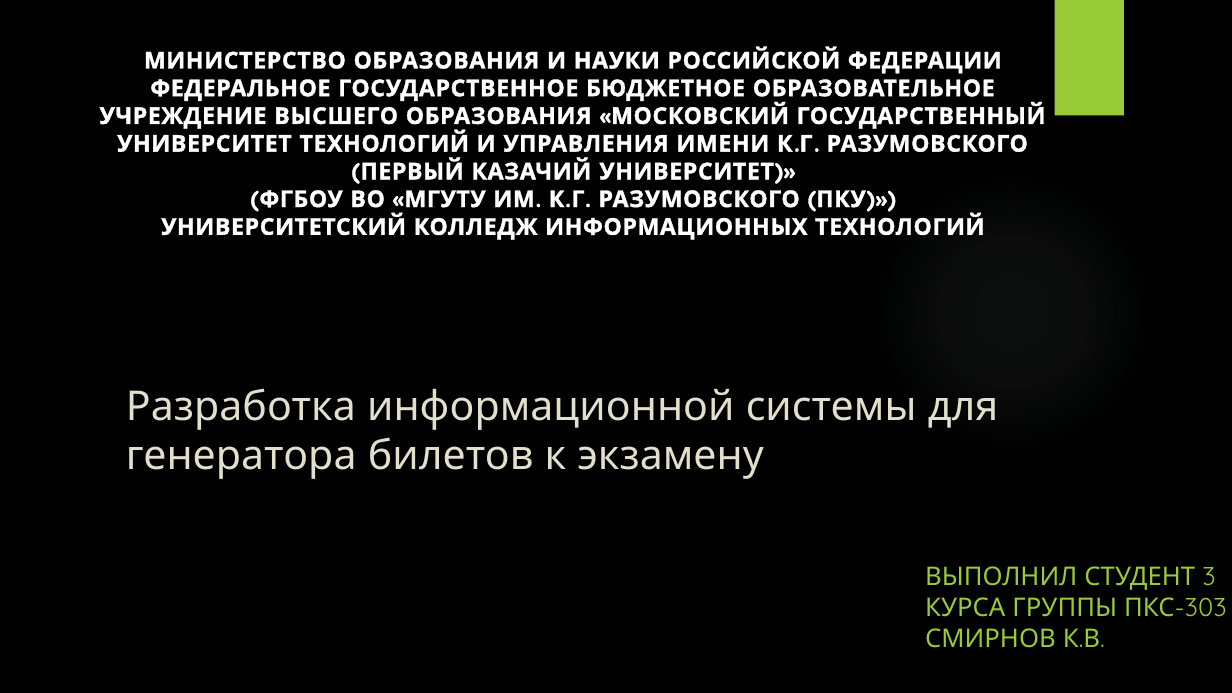
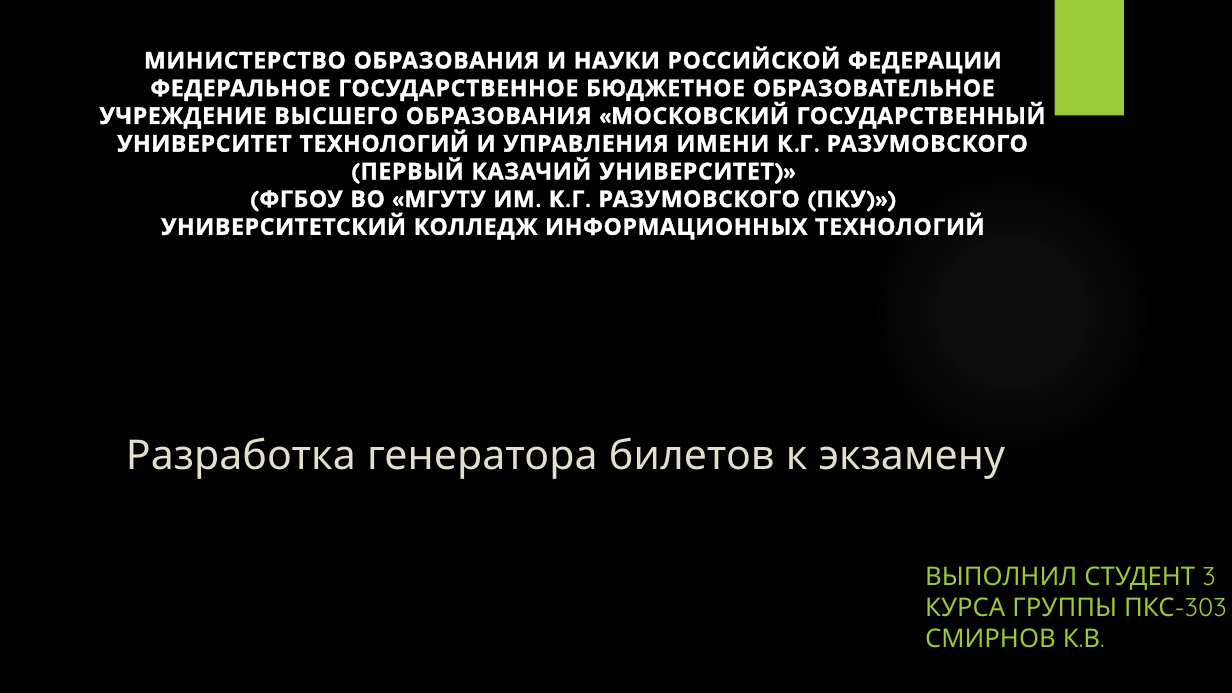
Before and after one commit to constantines3434/kursach_3_grade, a slide deck: slide 1 of Explanatory note/presentation.pptx. Drawn at 1232x693 pixels with LibreOffice and Linux fonts; fonts in the diff are those of the drawing; background and template pictures are left out. Boxes give left, top, right and bottom in pixels: in the first picture for what was removed or moved away, otherwise in the second. Text is boxed around its words. In the diff, an @@ line names an element or a change of style, - is before the commit and + after.

```diff
--- a/Explanatory note/presentation.pptx
+++ b/Explanatory note/presentation.pptx
@@ title at [126,437,1005,479]: text changed @@
-Разработка информационной системы для генератора билетов к экзамену
+Разработка генератора билетов к экзамену
```
Also in this commit, not shown: 7 other files.
